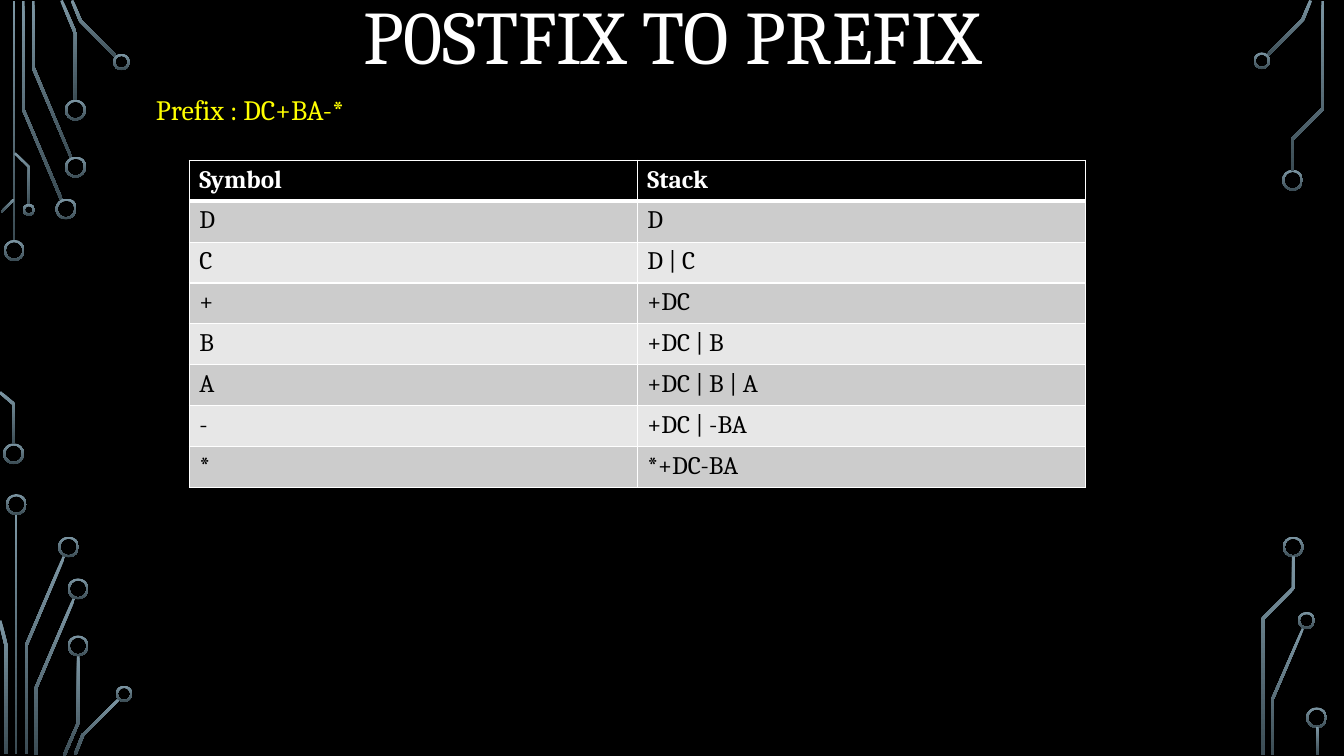
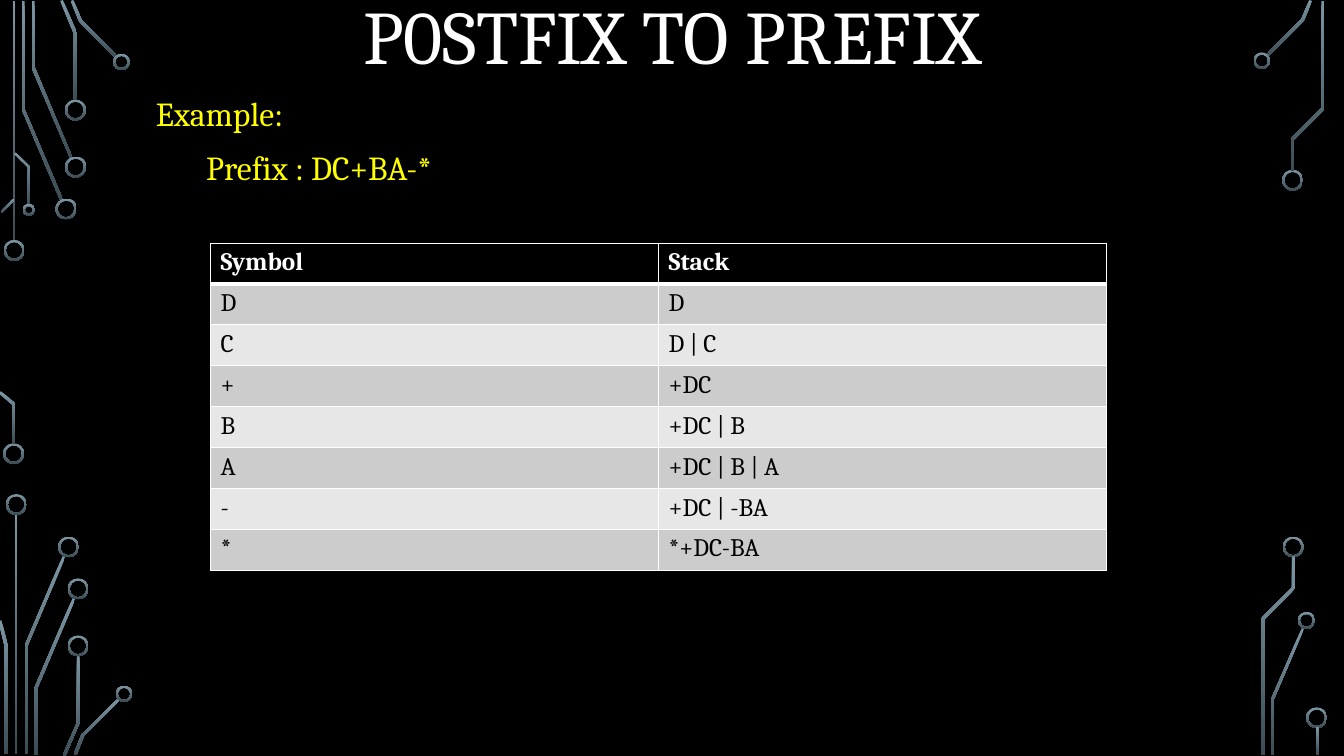
Before and after one commit to r0nY-0017/Public, a slide deck: slide 8 of Data structure.pptx. Drawn at 1344x756 pixels with LibreOffice and Linux fonts; fonts in the diff are those of the drawing; background and template pictures are left out. Boxes give left, top, right and bottom in pixels: in the first picture for what was removed or moved away, otherwise in the second. Text is boxed around its words. In the diff, an @@ line names an element or a change of style, - is before the commit and + after.

```diff
--- a/Data structure.pptx
+++ b/Data structure.pptx
@@ text at (x1=156, y1=102, x2=283, y2=133): paragraph added @@
+Example:
@@ text at (x1=206, y1=156, x2=432, y2=181): size 20 to 24 pt in "Prefix : DC+BA-*"; indent changed @@
@@ table moved from (x1=190, y1=160, x2=1085, y2=487) to (x1=211, y1=243, x2=1106, y2=570) @@
```
Also in this commit, not shown: 6 other slides changed.
